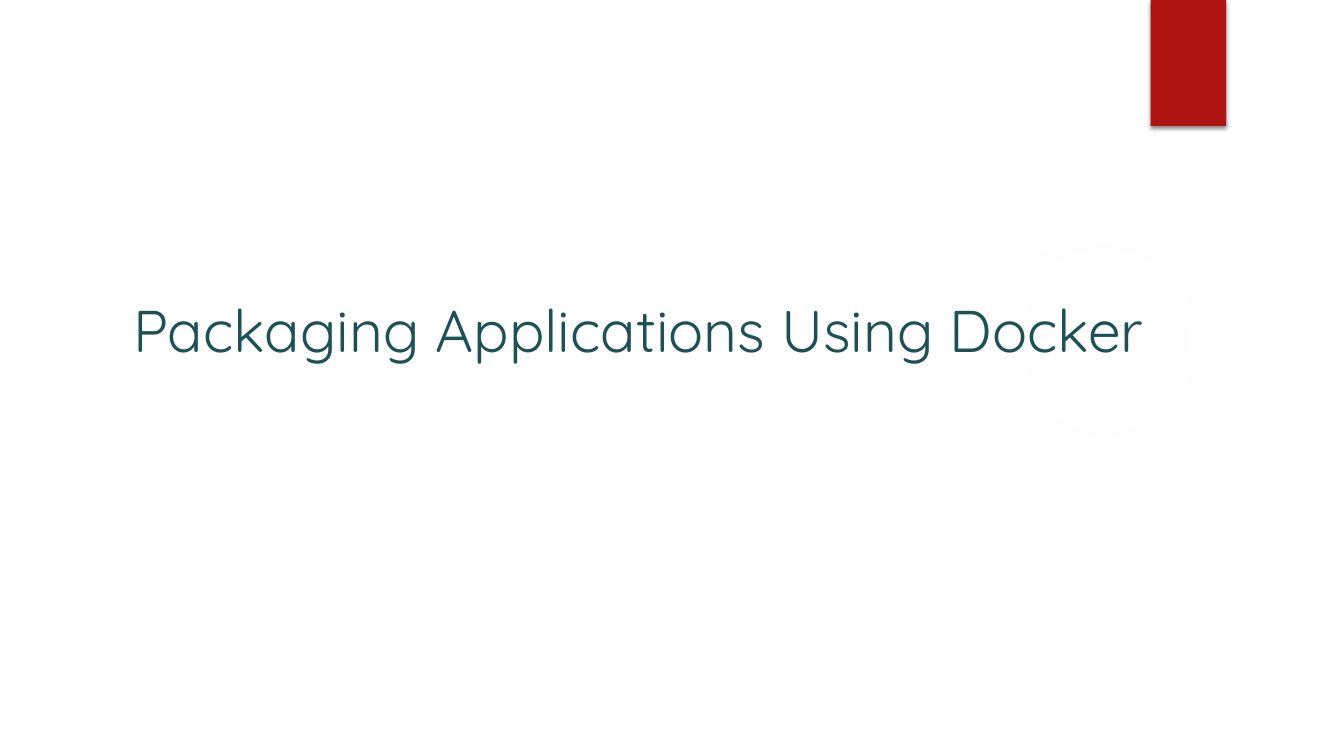
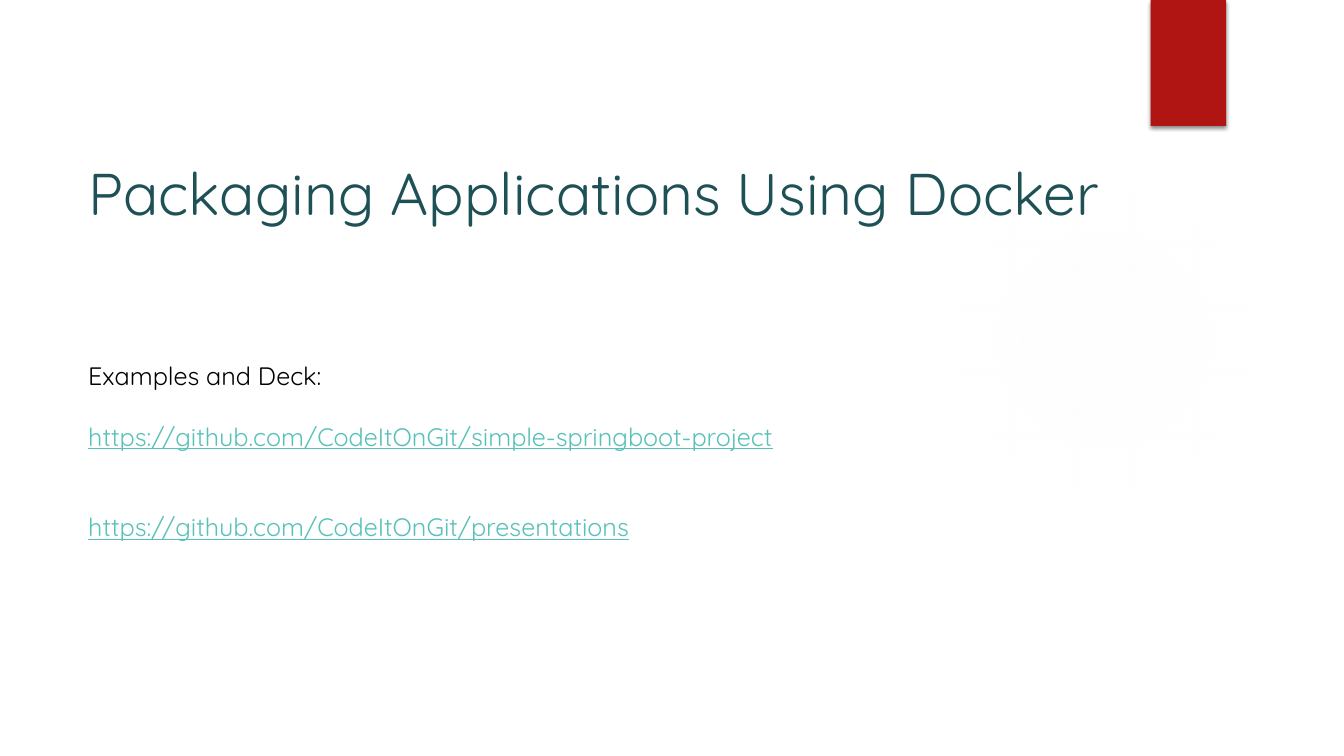
Before and after one commit to CodeItOnGit/presentations, a slide deck: slide 10 of DockerSeries/Part1-Fundamentals/Docker Fundamentals.pptx (slide 8 before the commit). Drawn at 1344x756 pixels with LibreOffice and Linux fonts; fonts in the diff are those of the drawing; background and template pictures are left out. Boxes give left, top, right and bottom in pixels: in the first picture for what was removed or moved away, otherwise in the second. Text is boxed around its words. In the diff, an @@ line names an element or a change of style, - is before the commit and + after.

Commit message:
Updated

```diff
--- a/DockerSeries/Part1-Fundamentals/Docker Fundamentals.pptx
+++ b/DockerSeries/Part1-Fundamentals/Docker Fundamentals.pptx
@@ title "Packaging Applications Using Docker": place and size @@
-title "Packaging Applications Using Docker" at (133, 308, 1143, 364)
+title "Packaging Applications Using Docker" at (88, 171, 1098, 227)
@@ text added at (88, 366, 321, 390), 18 pt, text #000000 @@
+Examples and Deck:
@@ text added at (88, 426, 772, 541), 18 pt, text #58C1BA, underline @@
+https://github.com/CodeItOnGit/simple-springboot-project
+https://github.com/CodeItOnGit/presentations
```
Also in this commit, not shown: 3 slides added.
